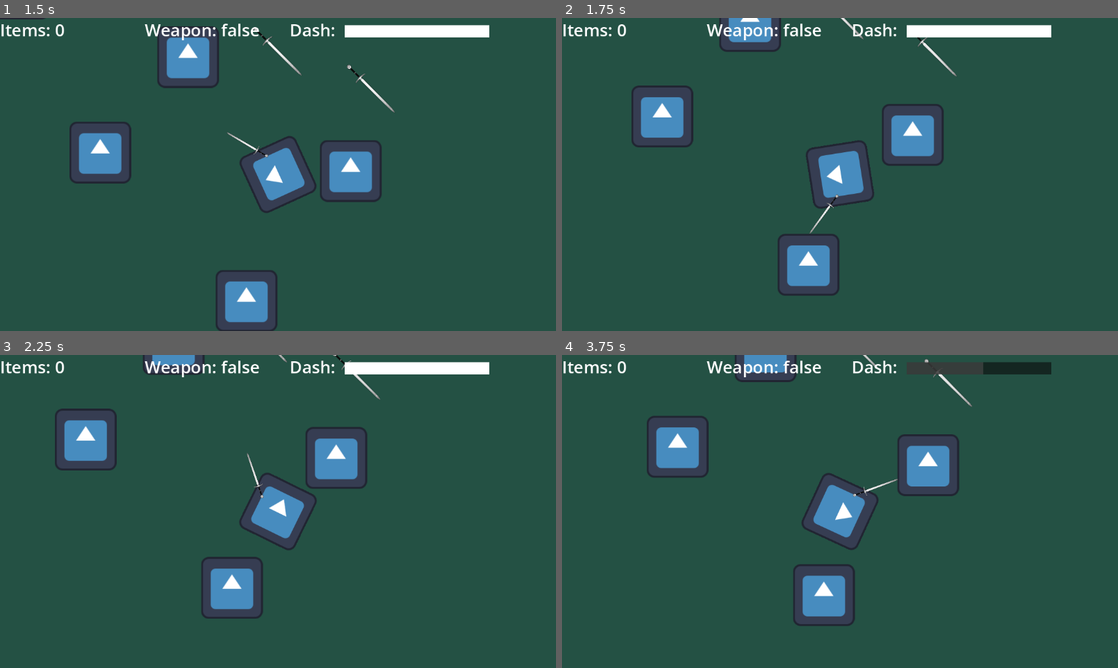
Above: before the commit, frames 1-4 (two rows, left to right).
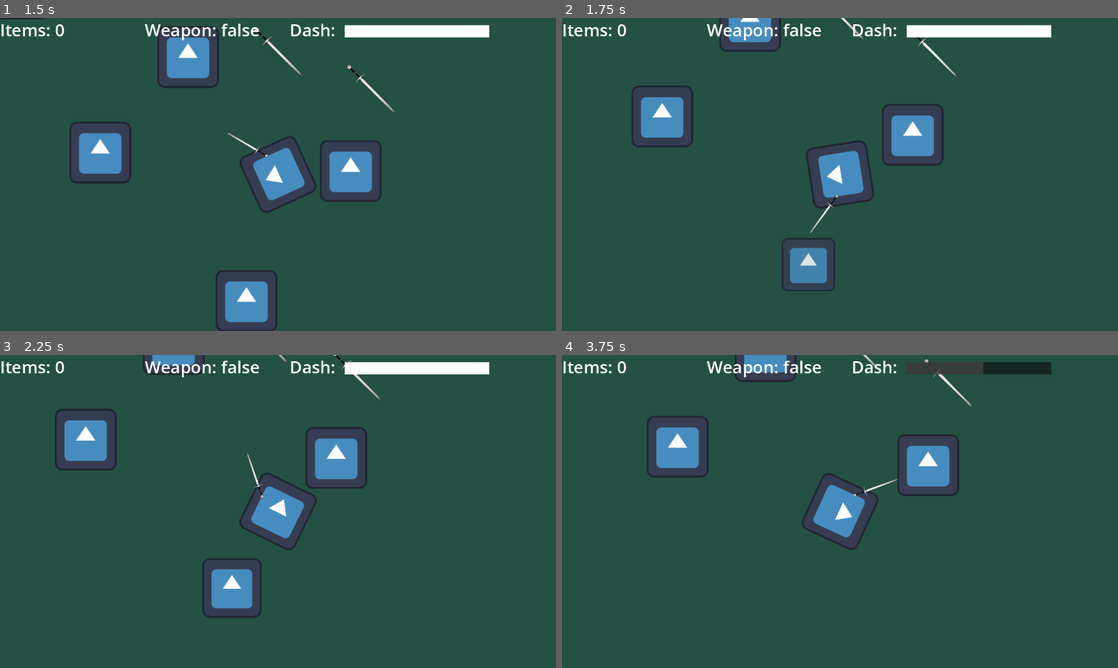
Above: after the commit, the same moments.

Repository: PierceFrancis/Godot-Final-Project
Game: Godot game, scene res://Scenes/main.tscn
The game is run twice, just before and just after one commit, with the same random seed, the same clock (stepped at 60 frames per second) and the same inputs. The engine's default icon, where the game draws it, is replaced by a stand-in: a white triangle on a blue panel in a dark square.
Inputs (mouse positions are in pixels of both pictures, inside the frame that each line leads up to):
- Up to frame 1 (1.5 s): move the mouse to (400, 158) at 0.52 s; press the mouse at (400, 158) at 0.53 s; hold D (move_right) 0.53-1.28 s; move the mouse to (166, 190) at 1.27 s; release the mouse at (166, 190) at 1.28 s; hold S (move_down) from 1.28 s (still down); tap E (action_button) at 1.35 s
- Up to frame 2 (1.75 s): keep holding S (move_down); click (728, 190) at 1.55 s
- Up to frame 3 (2.25 s): move the mouse to (333, 442) at 2.02 s; release S (move_down) at 2.03 s; press the mouse at (333, 442) at 2.03 s; hold D (move_right) from 2.03 s (still down)
- Up to frame 4 (3.75 s): move the mouse to (812, 574) at 2.77 s; release D (move_right) at 2.78 s; release the mouse at (812, 574) at 2.78 s; hold W (move_up) 2.78-3.53 s; tap Space (dash) at 2.85 s; click (812, 574) at 3.05 s; move the mouse to (1006, 558) at 3.52 s; press the mouse at (1006, 558) at 3.53 s; hold Left (move_left) from 3.53 s (still down)

Frame 1 is identical in both runs. In frame 2, 0.8% of the frame differs, in the area x 38-50%, y 68-89%; in frame 3, 0.4%; in frame 4, 1.3%, in the area x 41-53%, y 66-87%.

Commit message:
Weapon animation

Diff:
--- a/Scenes/sword_slash.tscn
+++ b/Scenes/sword_slash.tscn
@@ -53,6 +53,18 @@
 "update": 0,
 "values": [Color(1, 1, 1, 0)]
 }
+tracks/4/type = "value"
+tracks/4/imported = false
+tracks/4/enabled = true
+tracks/4/path = NodePath(".:offset")
+tracks/4/interp = 1
+tracks/4/loop_wrap = true
+tracks/4/keys = {
+"times": PackedFloat32Array(0),
+"transitions": PackedFloat32Array(1),
+"update": 0,
+"values": [Vector2(40, 0)]
+}
 
 [sub_resource type="Animation" id="Animation_33oib"]
 resource_name = "slash"
@@ -79,7 +91,7 @@
 "times": PackedFloat32Array(0, 0.4, 0.6),
 "transitions": PackedFloat32Array(0.5, 2, 0.5),
 "update": 0,
-"values": [Vector2(1, 1), Vector2(1.175, 0.825), Vector2(0.925, 1.075)]
+"values": [Vector2(3, 5), Vector2(3, 5), Vector2(3, 5)]
 }
 tracks/2/type = "value"
 tracks/2/imported = false
@@ -105,6 +117,18 @@
 "update": 0,
 "values": [Color(1, 1, 1, 0), Color(1, 1, 1, 1), Color(1, 1, 1, 1), Color(1, 1, 1, 0)]
 }
+tracks/4/type = "value"
+tracks/4/imported = false
+tracks/4/enabled = true
+tracks/4/path = NodePath(".:offset")
+tracks/4/interp = 1
+tracks/4/loop_wrap = true
+tracks/4/keys = {
+"times": PackedFloat32Array(0),
+"transitions": PackedFloat32Array(1),
+"update": 0,
+"values": [Vector2(40, 0)]
+}
 
 [sub_resource type="AnimationLibrary" id="AnimationLibrary_1mvnw"]
 _data = {
@@ -116,6 +140,7 @@
 size = Vector2(114.5, 243)
 
 [node name="sword_slash" type="Node2D"]
+z_index = 5
 script = ExtResource("1_wbnc5")
 
 [node name="Sprite2D" type="Sprite2D" parent="."]
@@ -123,6 +148,8 @@
 z_index = -1
 texture_filter = 1
 texture = ExtResource("1_33oib")
+offset = Vector2(40, 0)
+flip_v = true
 hframes = 5
 
 [node name="AnimationPlayer" type="AnimationPlayer" parent="Sprite2D"]
--- a/Scripts/player.gd
+++ b/Scripts/player.gd
@@ -65,10 +65,18 @@
 const sword_slash_preload = preload("res://Scenes/sword_slash.tscn")
 func spawn_slash():
 	var sword_slash_var = sword_slash_preload.instantiate()
+
+	# Position and rotation
 	sword_slash_var.global_position = global_position
-	sword_slash_var.get_node("Sprite2D/AnimationPlayer").speed_scale = sword_slash_var.get_node("Sprite2D/AnimationPlayer").get_animation("slash").length / slash_time
+	sword_slash_var.global_rotation = global_rotation  # <-- IMPORTANT!
 
+	# Animation speed
+	var ap = sword_slash_var.get_node("Sprite2D/AnimationPlayer")
+	ap.speed_scale = ap.get_animation("slash").length / slash_time
+
+	# Damage
 	sword_slash_var.weapon_damage = weapon_damage
+
 	get_parent().add_child(sword_slash_var)
 
 func _dash_logic(delta: float) -> void:
--- a/Scripts/sword_slash.gd
+++ b/Scripts/sword_slash.gd
@@ -2,8 +2,10 @@
 
 var weapon_damage: float = 1.0
 
-func _ready():
-	$Sprite2D/AnimationPlayer.play("slash")
+func _input(event: InputEvent) -> void:
+	if event.is_action_pressed("attack"):
+		$Sprite2D/AnimationPlayer.play("slash")
+
 
 func _on_animation_player_animation_finished(anim_name: StringName) -> void:
 	if anim_name == "slash":
